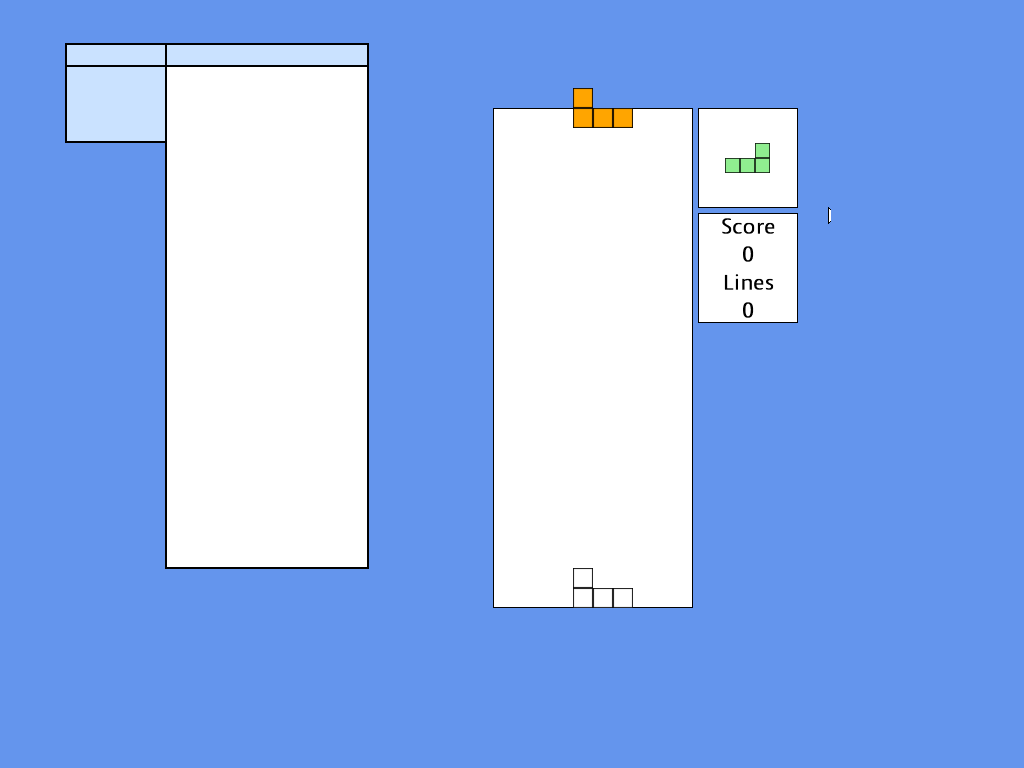
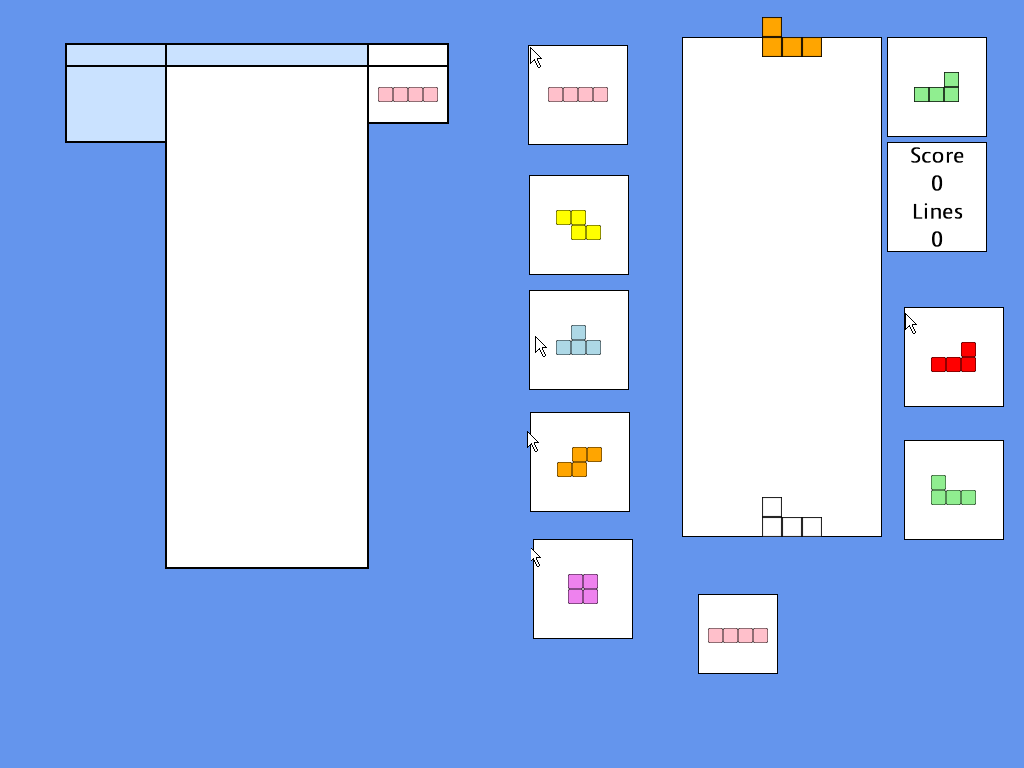
The second 1024 × 768 image is a revision of the first. Changes to its layers:
added layer "TEMP" above "PreviewPanel" over [524, 17, 1004, 674]
painted on "PreviewPanel" over [369, 43, 449, 124]
painted on "LevelPanel" over [493, 85, 831, 639]
